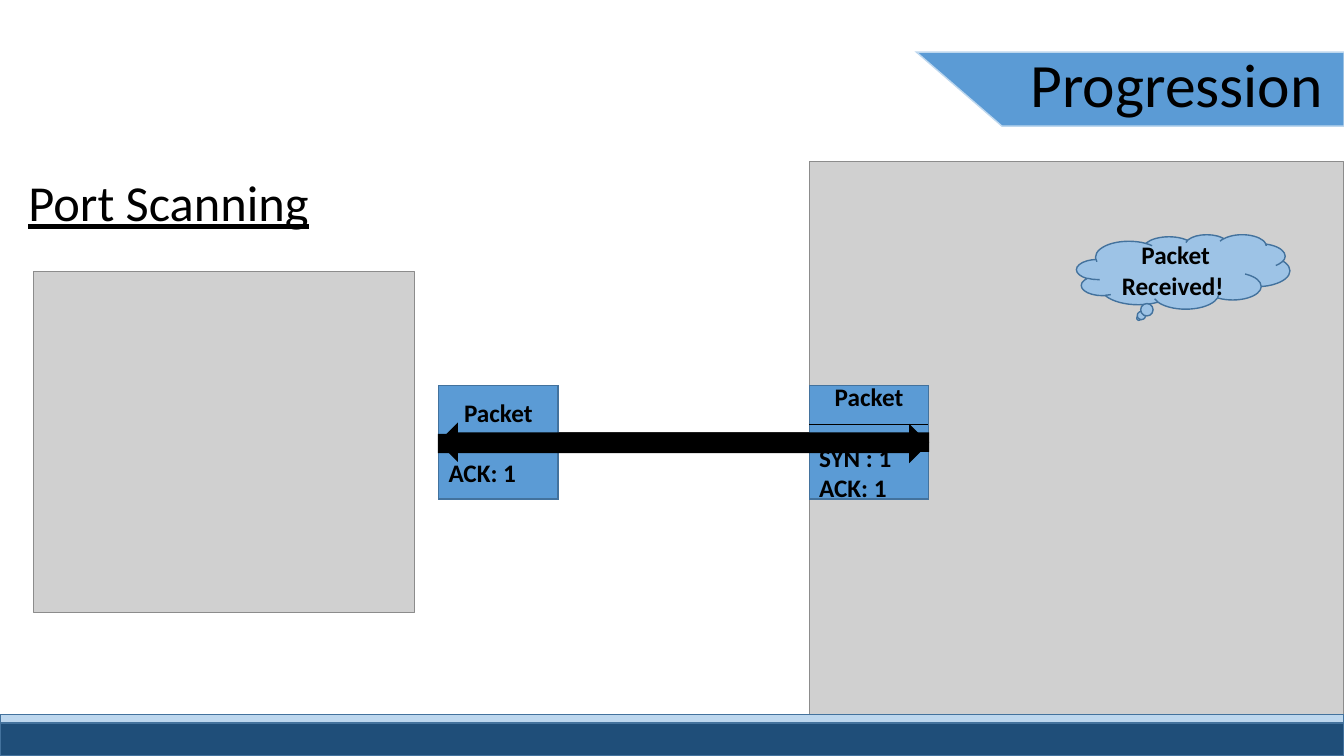
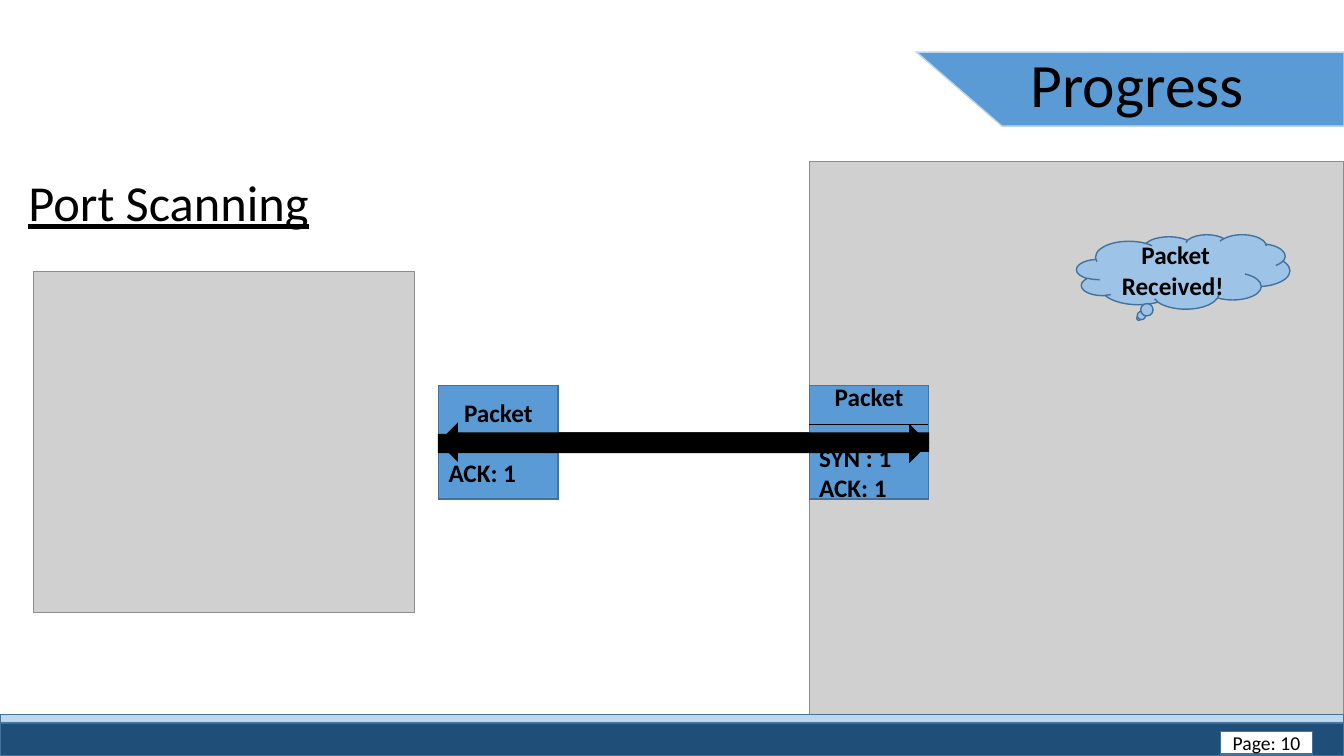
Before and after one commit to PromaChow/SPL_PROJECT, a slide deck: slide 8 of SPLmidPresentationFin.pptx (slide 10 before the commit). Drawn at 1344x756 pixels with LibreOffice and Linux fonts; fonts in the diff are those of the drawing; grey boxes stand for pictures. Boxes give left, top, right and bottom in pixels: in the first picture for what was removed or moved away, otherwise in the second. Text is boxed around its words. In the diff, an @@ line names an element or a change of style, - is before the commit and + after.

```diff
--- a/SPLmidPresentationFin.pptx
+++ b/SPLmidPresentationFin.pptx
@@ text at box(1031, 67, 1244, 118): text changed @@
-Progression
+Progress
@@ rectangle added at box(1221, 731, 1313, 754), fill #FFFFFF, outline #43739E 1 pt, 14 pt, text #000000 @@
+Page: 10
```
Also in this commit, not shown: 14 other slides changed, 1 slide added.
